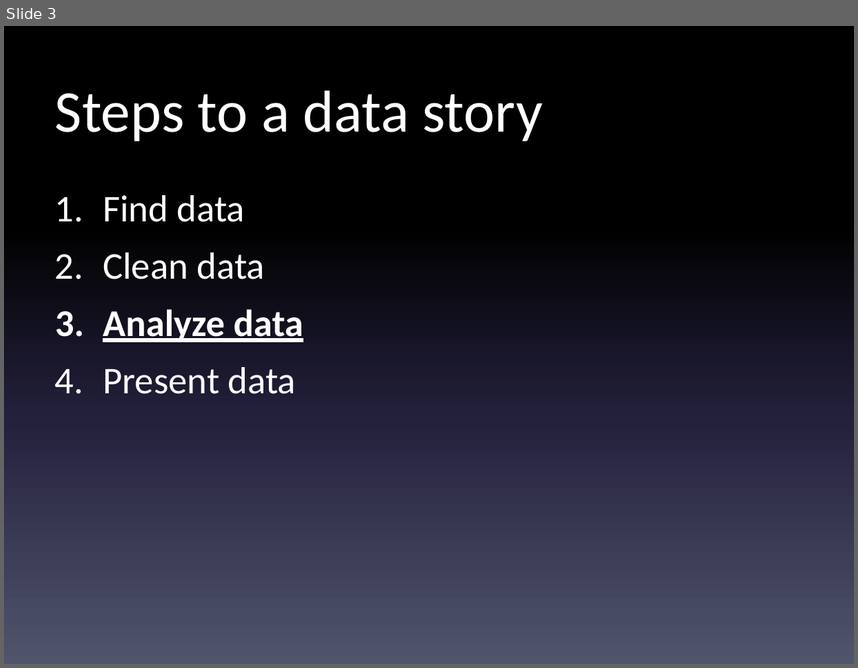
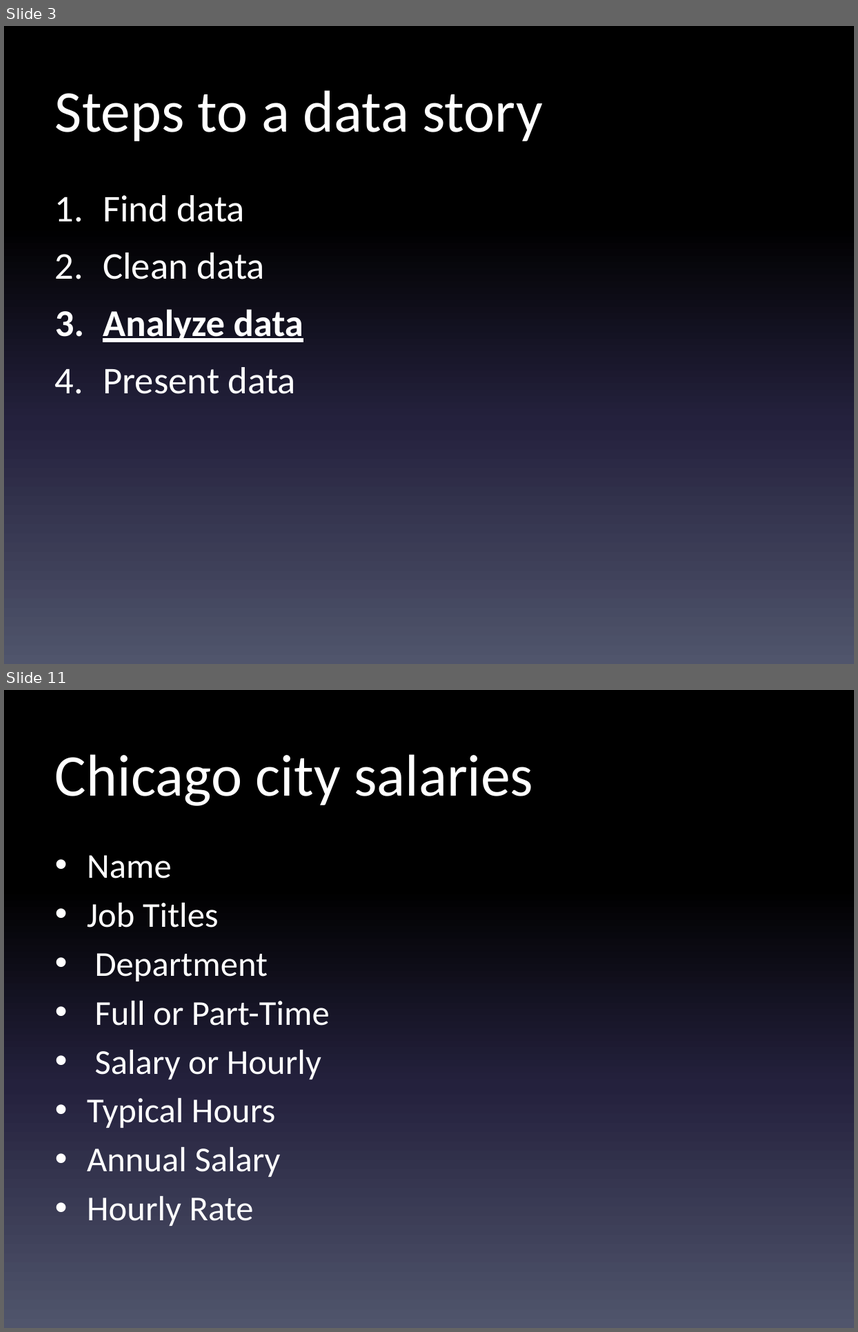
Before and after one commit to shmcminn/digitalframeworks-spring19, a slide deck: class5/digitalframeworks-5.pptx. Shown one above the other, each under a label of ours: slide 3 before the commit, slides 3 and 11 after it; the slides between them are not shown. The pictures are 858x668 and 858x1332 pixels, drawn with LibreOffice and Linux fonts; fonts in the diff are those of the drawing. Boxes give left, top, right and bottom in pixels: in the first picture for what was removed or moved away, otherwise in the second. Text is boxed around its words. In the diff, an @@ line names an element or a change of style, - is before the commit and + after.

```diff
--- a/class5/digitalframeworks-5.pptx
+++ b/class5/digitalframeworks-5.pptx
@@ slide 11 added at [4, 690, 854, 1328], background gradient #000000 to #24213E to #51566D @@
@@ title added at [55, 754, 533, 806], 50 pt, text #FFFFFF @@
+Chicago city salaries
@@ text added at [87, 855, 330, 1225], 29.6 pt, text #FFFFFF @@
+• Name
+• Job Titles
+• Department
+• Full or Part-Time
+• Salary or Hourly
+• Typical Hours
+• Annual Salary
+• Hourly Rate
```
Also in this commit, not shown: 1 slide changed, 14 other slides added, 6 other files.
